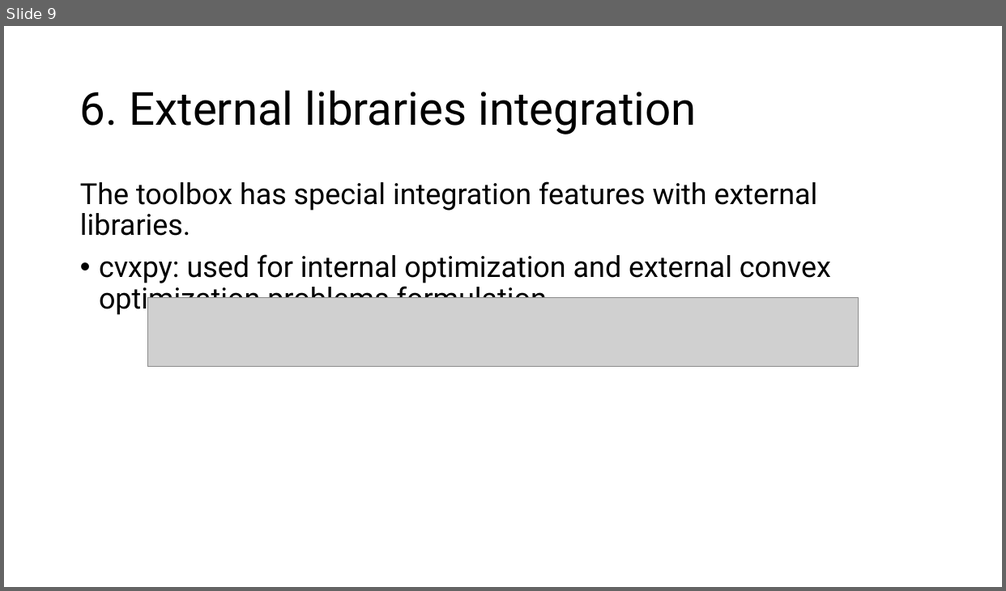
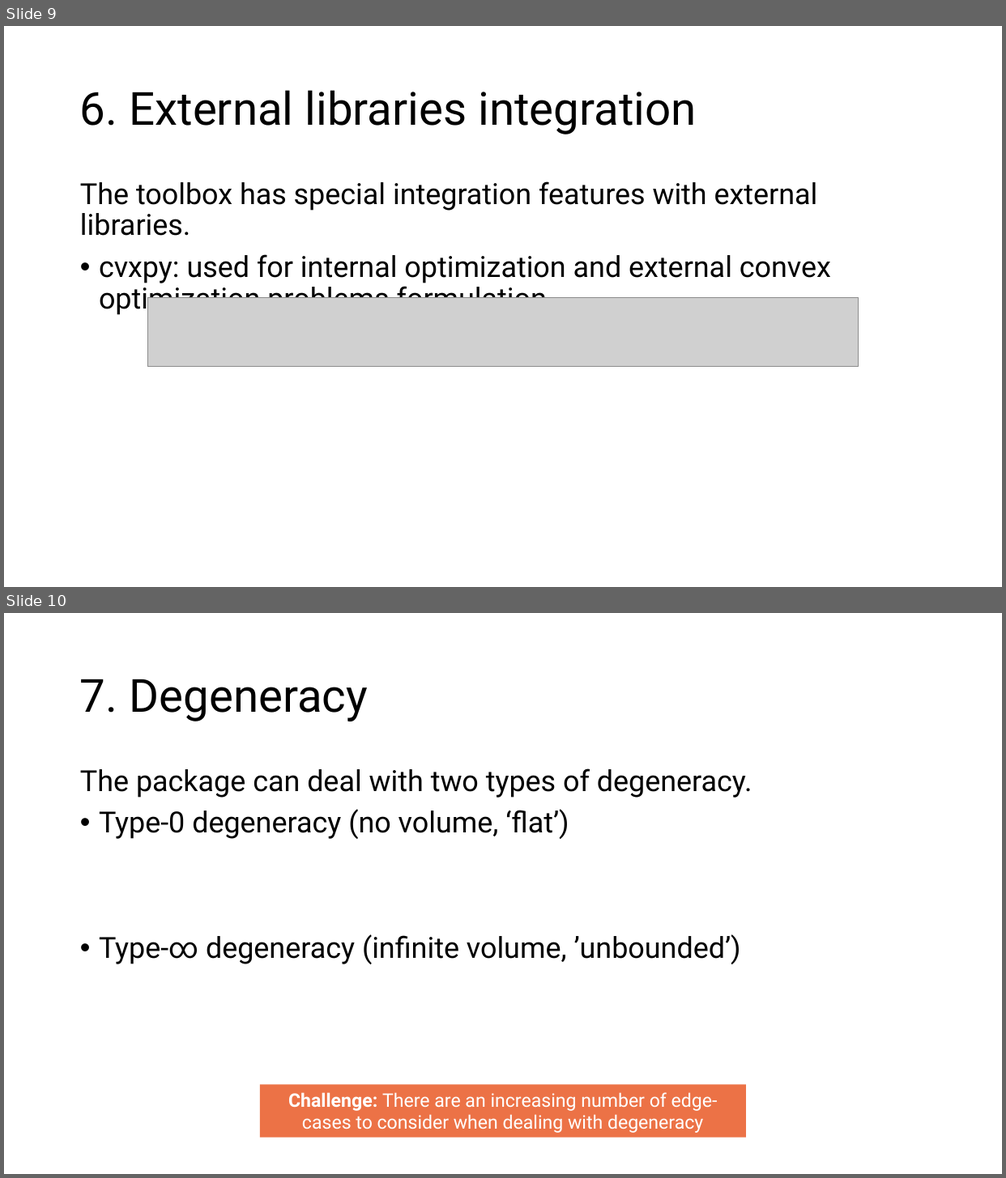
Before and after one commit to bwolleswinkel/geopes, a slide deck: presentation.pptx. Shown one above the other, each under a label of ours: slide 9 before the commit, slides 9 and 10 after it. The pictures are 1006x591 and 1006x1178 pixels, drawn with LibreOffice and Linux fonts; fonts in the diff are those of the drawing; grey boxes stand for pictures. Boxes give left, top, right and bottom in pixels: in the first picture for what was removed or moved away, otherwise in the second. Text is boxed around its words. In the diff, an @@ line names an element or a change of style, - is before the commit and + after.

```diff
--- a/presentation.pptx
+++ b/presentation.pptx
@@ slide 10 added at (4,613,1002,1174), background #FFFFFF @@
@@ title added at (80,679,368,722), 44 pt, text #000000 @@
+7. Degeneracy
@@ text added at (80,769,752,965), 28 pt, text #000000 @@
+The package can deal with two types of degeneracy.
+• Type-0 degeneracy (no volume, ‘flat’)
+• Type-∞ degeneracy (infinite volume, ’unbounded’)
@@ rectangle added at (260,1084,746,1138), fill #EC7246, 18 pt, text #FFFFFF @@
+Challenge: There are an increasing number of edge-cases to consider when dealing with degeneracy
```
Also in this commit, not shown: 1 slide changed, 2 other files.
